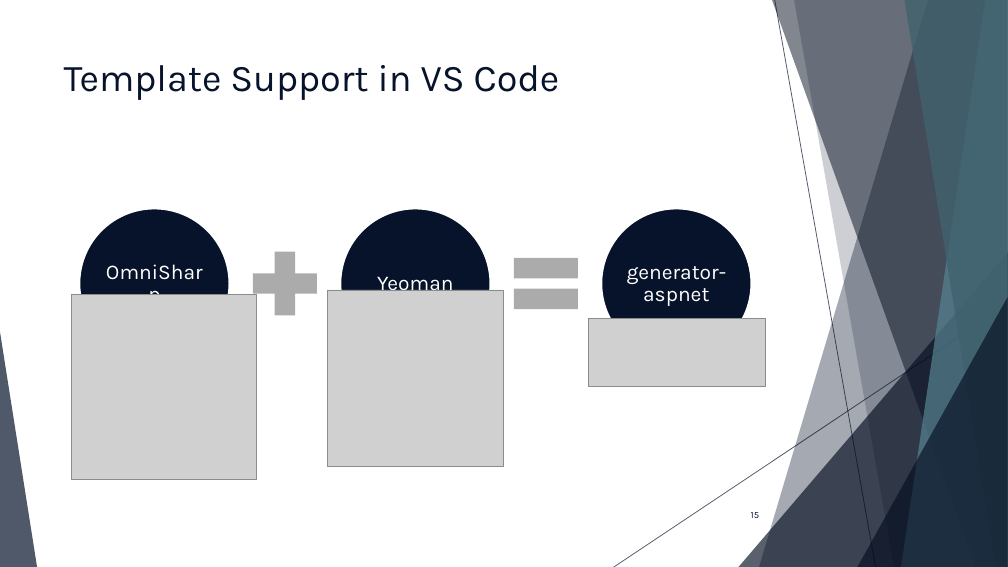
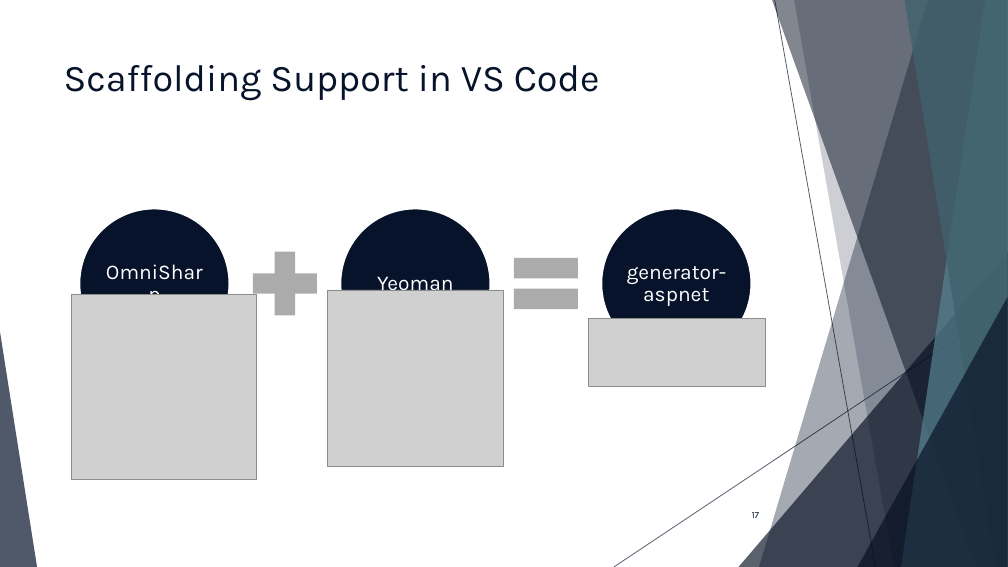
Before and after one commit to scottaddie/slide-decks, a slide deck: slide 17 of Getting Started with ASP.NET 5 in VS Code.pptx (slide 15 before the commit). Drawn at 1008x567 pixels with LibreOffice and Linux fonts; fonts in the diff are those of the drawing; grey boxes stand for pictures. Boxes give left, top, right and bottom in pixels: in the first picture for what was removed or moved away, otherwise in the second. Text is boxed around its words. In the diff, an @@ line names an element or a change of style, - is before the commit and + after.

```diff
--- a/Getting Started with ASP.NET 5 in VS Code.pptx
+++ b/Getting Started with ASP.NET 5 in VS Code.pptx
@@ title at <box>64,65,600,101</box>: text changed @@
-Template Support in VS Code
+Scaffolding Support in VS Code
@@ page number at <box>752,512,760,518</box>: text changed @@
-15
+17
```
Also in this commit, not shown: 1 other slide changed, 2 slides added.
